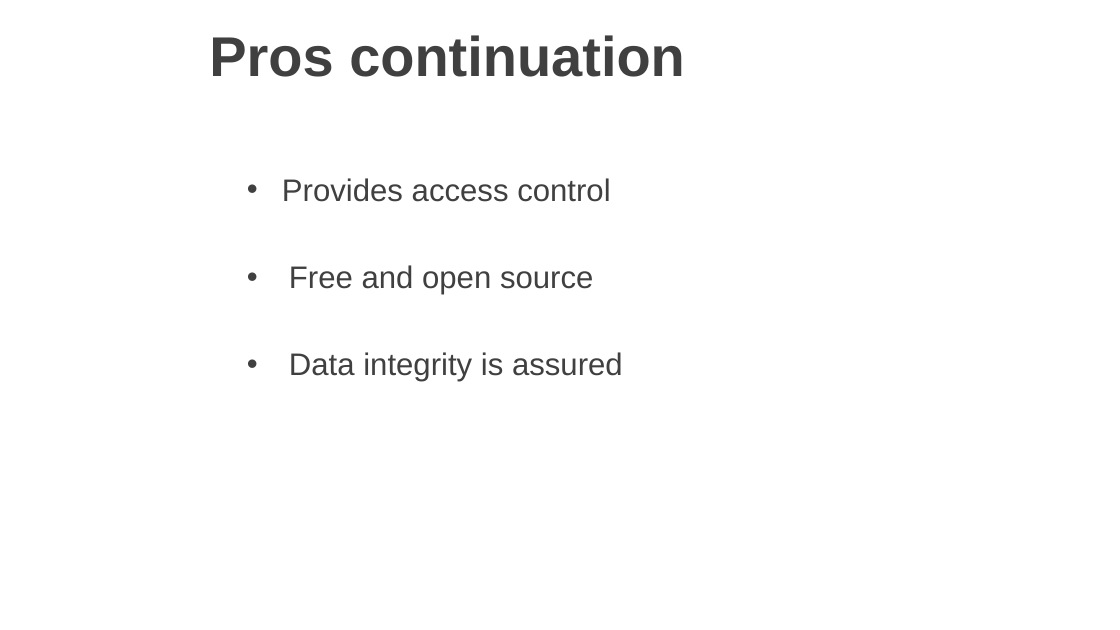
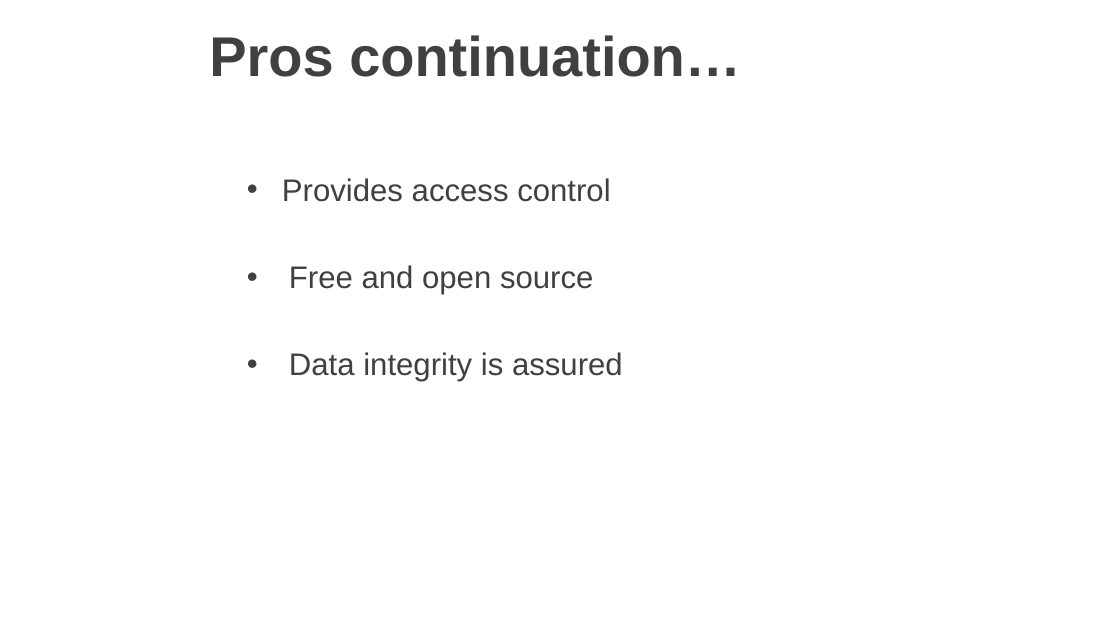
Before and after one commit to sumanth333/EPAM_RD, a slide deck: slide 5 of GIT/Git_PPT.pptx. Drawn at 1120x630 pixels with LibreOffice and Linux fonts; fonts in the diff are those of the drawing; background and template pictures are left out. Boxes give left, top, right and bottom in pixels: in the first picture for what was removed or moved away, otherwise in the second. Text is boxed around its words. In the diff, an @@ line names an element or a change of style, - is before the commit and + after.

Commit message:
TItles are being modified

```diff
--- a/GIT/Git_PPT.pptx
+++ b/GIT/Git_PPT.pptx
@@ title at (209,35,741,77): text changed @@
-Pros continuation
+Pros continuation…
```
Also in this commit, not shown: 2 other slides changed.
